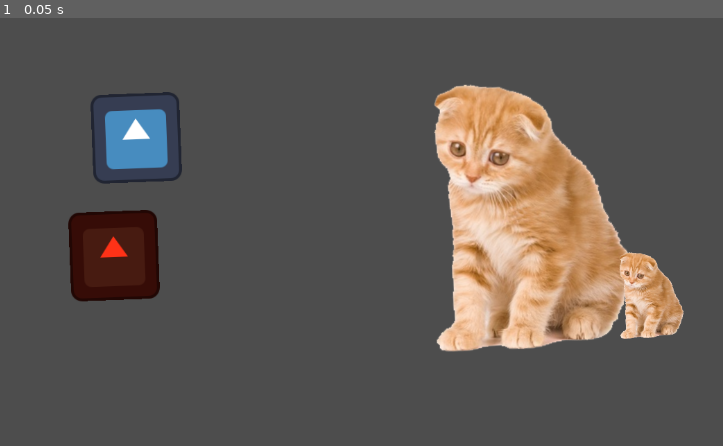
Above: before the commit, frame 1.
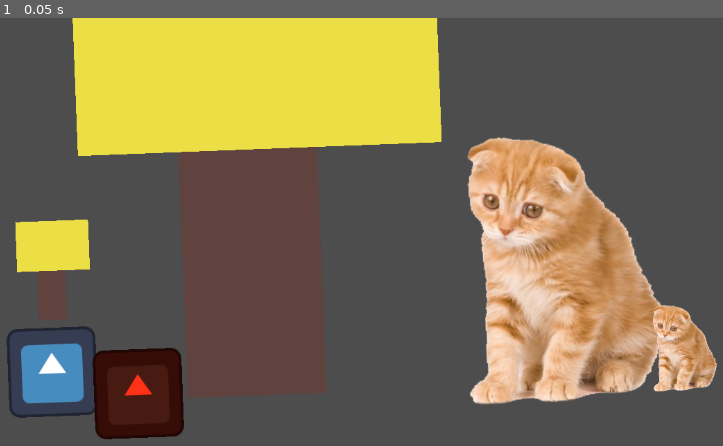
Above: after the commit, the same moment.

Repository: bezark/bezark-sva-gdf-labs
Game: Godot game, scene res://main.tscn
Two runs of this game, one before a commit and one after it. Both use one fixed random seed, a clock stepped at 60 frames per second and the inputs below. The engine's default icon, where the game draws it, is replaced by a stand-in: a white triangle on a blue panel in a dark square.
Inputs:
- Up to frame 1 (0.05 s): no input

The runs differ from the first frame. In frame 1, 38% of the frame differs, in the area x 0-100%, y 0-99%.

Commit message:
Finished lab 1

Diff:
--- a/lab-1/main.tscn
+++ b/lab-1/main.tscn
@@ -2,13 +2,14 @@
 
 [ext_resource type="Texture2D" uid="uid://c2vsgyshhcy62" path="res://Pictures/9-2-kitten-png-clipart.png" id="1_0xm2m"]
 [ext_resource type="Texture2D" uid="uid://b3wkfydsp2uft" path="res://icon.svg" id="2_h2yge"]
+[ext_resource type="PackedScene" uid="uid://4ecgbqfdno42" path="res://tree.tscn" id="3_h2yge"]
 
 [node name="Node2D" type="Node2D" unique_id=1702837267]
 position = Vector2(76, 100)
 rotation = -0.038397245
 
 [node name="SadKitty" type="Sprite2D" parent="." unique_id=160742320]
-position = Vector2(682.88873, 198.36081)
+position = Vector2(727.93585, 276.1474)
 scale = Vector2(1.2919531, 1.2919531)
 texture = ExtResource("1_0xm2m")
 
@@ -18,10 +19,23 @@
 texture = ExtResource("1_0xm2m")
 
 [node name="Robot" type="Sprite2D" parent="." unique_id=1072744016]
-position = Vector2(129.10039, 78.01338)
+position = Vector2(-4.785492, 411.11932)
 texture = ExtResource("2_h2yge")
 
 [node name="EvilRobot" type="Sprite2D" parent="Robot" unique_id=513091610]
 modulate = Color(1, 0.19607843, 0.09019608, 1)
-position = Vector2(-38.50232, 168.64621)
+position = Vector2(122.718575, 35.737213)
 texture = ExtResource("2_h2yge")
+
+[node name="BigTree" parent="." unique_id=1097440797 instance=ExtResource("3_h2yge")]
+offset_left = 43.955795
+offset_top = -258.50317
+offset_right = 148.95576
+offset_bottom = -186.50314
+scale = Vector2(5, 5)
+
+[node name="Little" parent="." unique_id=709896894 instance=ExtResource("3_h2yge")]
+offset_left = -50.45393
+offset_top = 193.2056
+offset_right = 54.54607
+offset_bottom = 265.20563
--- /dev/null
+++ b/lab-1/tree.tscn
@@ -0,0 +1,17 @@
+[gd_scene format=3 uid="uid://4ecgbqfdno42"]
+
+[node name="ColorRect" type="ColorRect" unique_id=1097440797]
+offset_left = -48.0
+offset_top = -37.0
+offset_right = 57.0
+offset_bottom = 35.0
+color = Color(0.92444414, 0.87308276, 0.26929888, 1)
+
+[node name="ColorRect" type="ColorRect" parent="." unique_id=1206739893]
+z_index = -1
+layout_mode = 0
+offset_left = 29.0
+offset_top = 69.0
+offset_right = 69.0
+offset_bottom = 143.0
+color = Color(0.37561092, 0.25788134, 0.24721897, 1)
